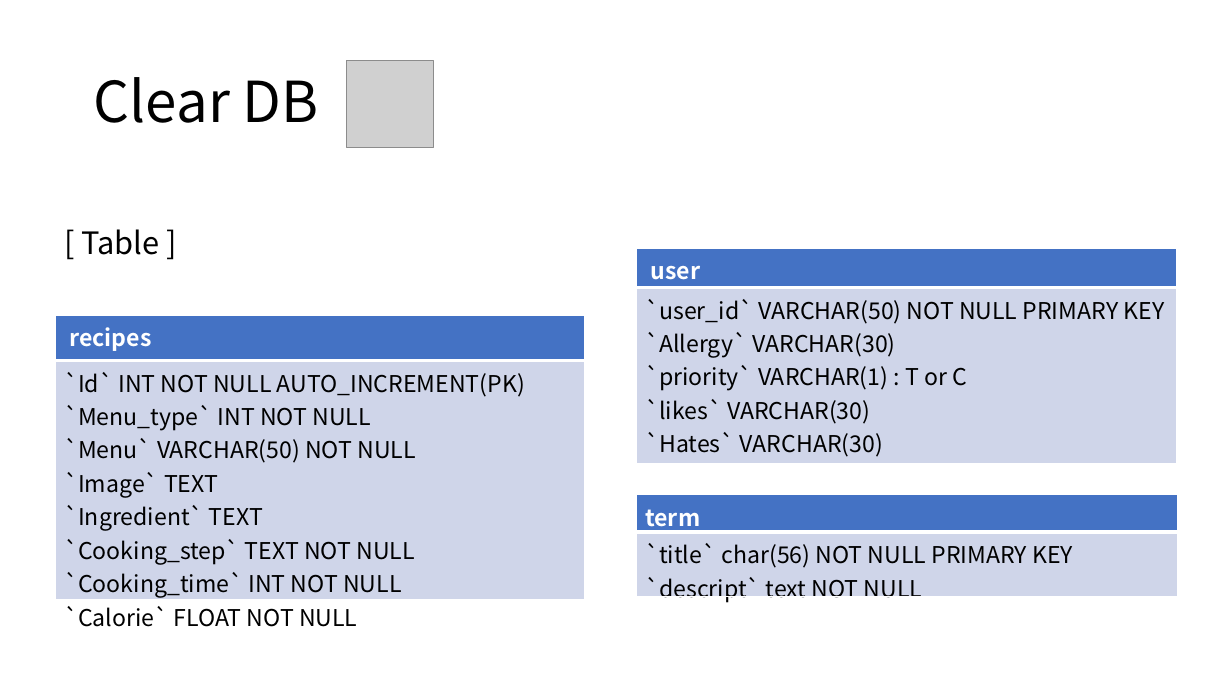
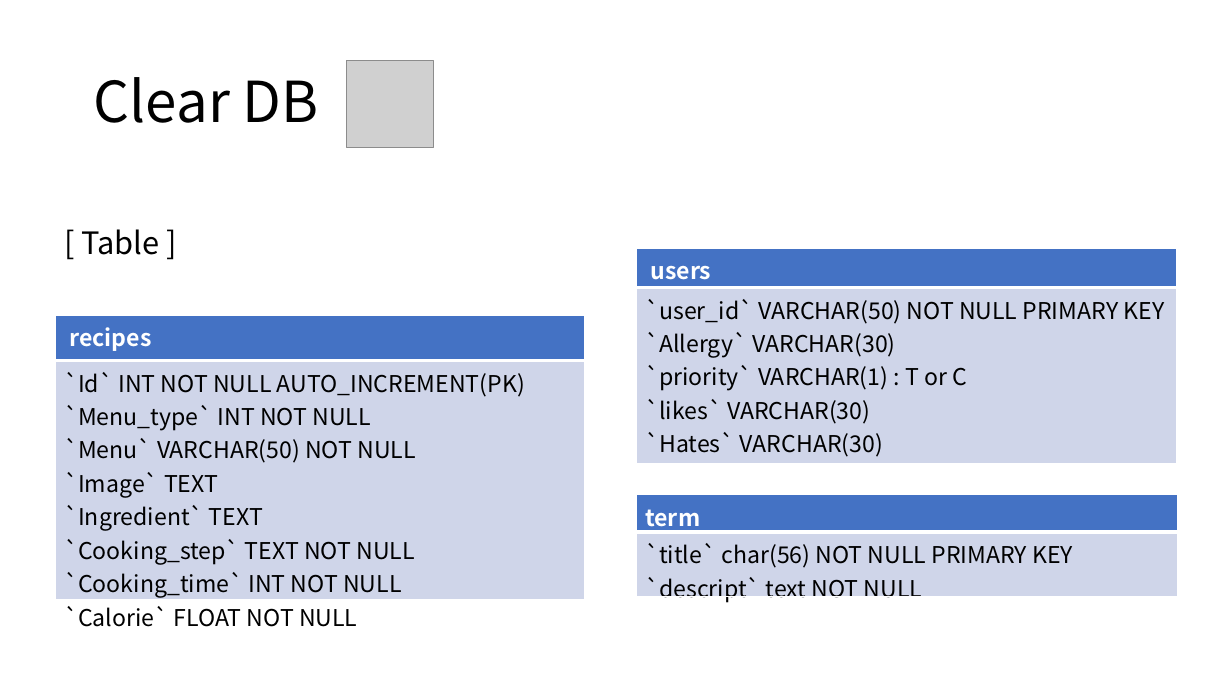
Before and after one commit to csy9608/capstone_chatbot, a slide deck: slide 6 of 설계도.pptx. Drawn at 1232x693 pixels with LibreOffice and Linux fonts; fonts in the diff are those of the drawing; grey boxes stand for pictures. Boxes give left, top, right and bottom in pixels: in the first picture for what was removed or moved away, otherwise in the second. Text is boxed around its words. In the diff, an @@ line names an element or a change of style, - is before the commit and + after.

Commit message:
180506_csy

```diff
--- a/설계도.pptx
+++ b/설계도.pptx
@@ table at [636, 249, 1177, 464] @@
-row 1, column 1: user
+row 1, column 1: users
```
Also in this commit, not shown: 1 other slide changed.
